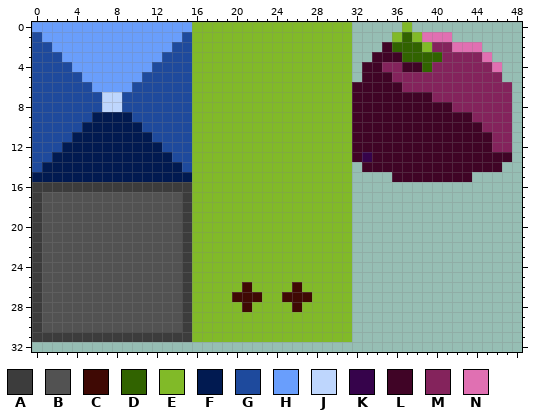
One commit to this pixel-art sprite: assets/sprites.png. This is how it looked before the edit.
The file is 64x64 pixels. Shown: x 0..48, y 0..32.
Palette (. is transparent): A #3c3c3c  B #525252  C #3f0904  D #316300  E #81ba28  F #011a51  G #1e4a9d  H #699efc  J #bed6fd  K #36034b  L #400426  M #84235c  N #e070b2
Now the later version:
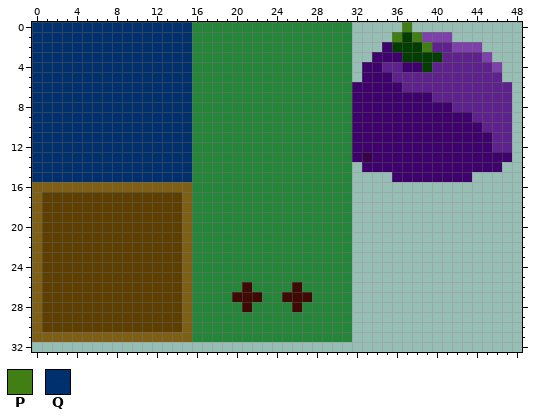
Colours new in this view: P #417e13  Q #00306d
Changes in this commit:
Colour A changes from #3c3c3c to #7e5f13.
Colour B changes from #525252 to #5e3f00.
Colour D changes from #316300 to #013e00.
Colour E changes from #81ba28 to #238639.
Colour L changes from #400426 to #3e016d.
Colour M changes from #84235c to #5e218d.
Colour N changes from #e070b2 to #7e41ac.
Colour P replaces colour E in row 0 at x 37; in row 1 at x 36 and 38; in row 2 at x 39.
Colour Q replaces colour F in row 9 at x 6 to 9; in row 10 at x 5 to 10; in row 11 at x 4 to 11; in row 12 at x 3 to 12; in row 13 at x 2 to 13; in row 14 at x 1 to 14.
Colour Q replaces colour F in row 15 at x 0 to 15.
Colour Q replaces colour G in row 1 at x 0 and 15; in row 2 at x 0 to 1 and 14 to 15; in row 3 at x 0 to 2 and 13 to 15; in row 4 at x 0 to 3 and 12 to 15; in row 5 at x 0 to 4 and 11 to 15; in row 6 at x 0 to 5 and 10 to 15.
Colour Q replaces colour G in rows 7 to 8 at x 0 to 6 and 9 to 15; in row 9 at x 0 to 5 and 10 to 15; in row 10 at x 0 to 4 and 11 to 15; in row 11 at x 0 to 3 and 12 to 15; in row 12 at x 0 to 2 and 13 to 15; in row 13 at x 0 to 1 and 14 to 15.
Colour Q replaces colour G in row 14 at x 0 and 15.
Colour Q replaces colour H in row 0 at x 0 to 15; in row 1 at x 1 to 14; in row 2 at x 2 to 13; in row 3 at x 3 to 12; in row 4 at x 4 to 11; in row 5 at x 5 to 10.
Colour Q replaces colour H in row 6 at x 6 to 9.
Colour Q replaces colour J in rows 7 to 8 at x 7 to 8.
Pixel boxes of the changes (left, top, right, bottom) in both pictures:
changed: (32, 22, 512, 342)
